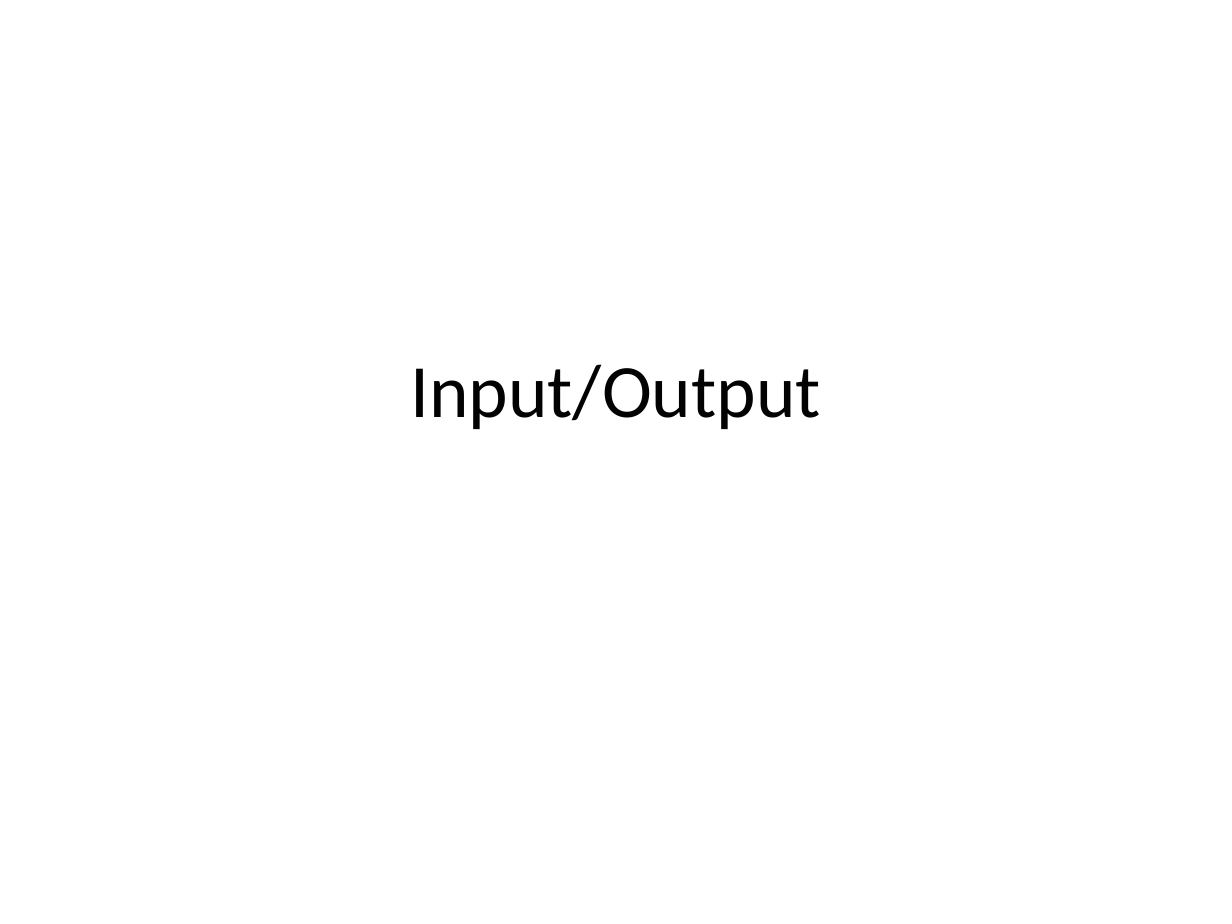
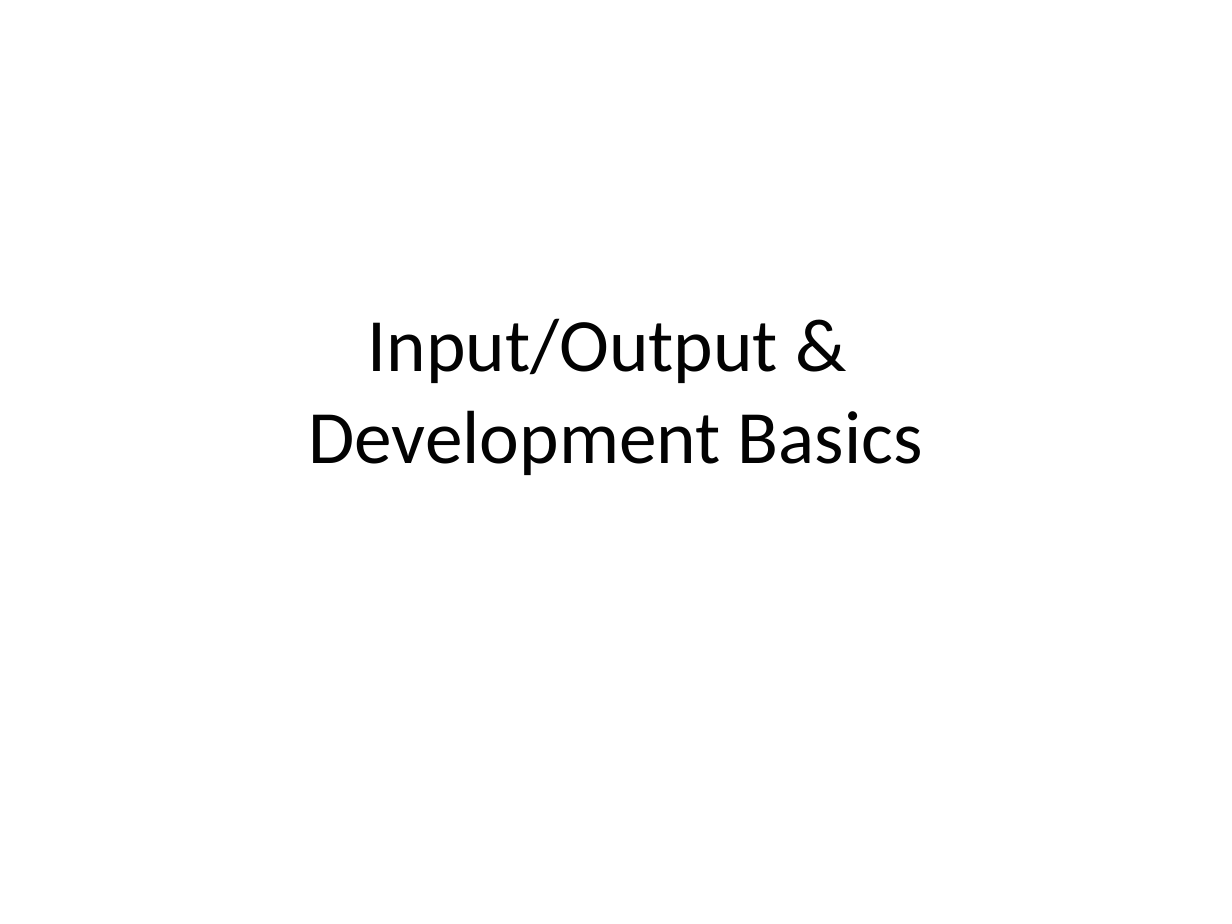
Before and after one commit to emhill/117-S15, a slide deck: slide 45 of src/morea/materials/04-python-intro.pptx. Drawn at 1232x924 pixels with LibreOffice and Linux fonts; fonts in the diff are those of the drawing. Boxes give left, top, right and bottom in pixels: in the first picture for what was removed or moved away, otherwise in the second. Text is boxed around its words. In the diff, an @@ line names an element or a change of style, - is before the commit and + after.

Commit message:
i/o slide update

```diff
--- a/src/morea/materials/04-python-intro.pptx
+++ b/src/morea/materials/04-python-intro.pptx
@@ title at (308,318,923,475): text changed @@
-Input/Output
+Input/Output &
+Development Basics
```
Also in this commit, not shown: 11 slides added, 2 other files.
